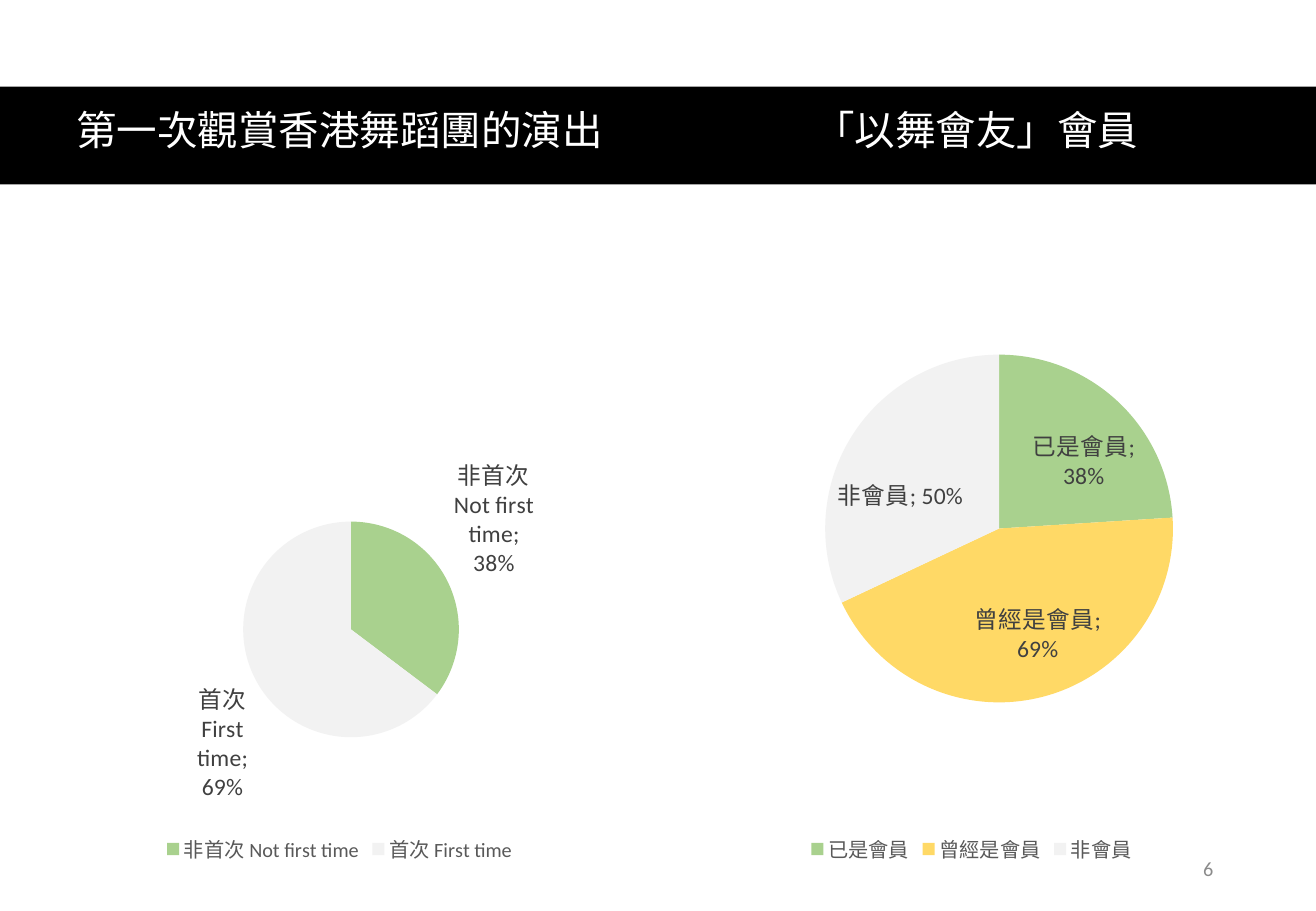
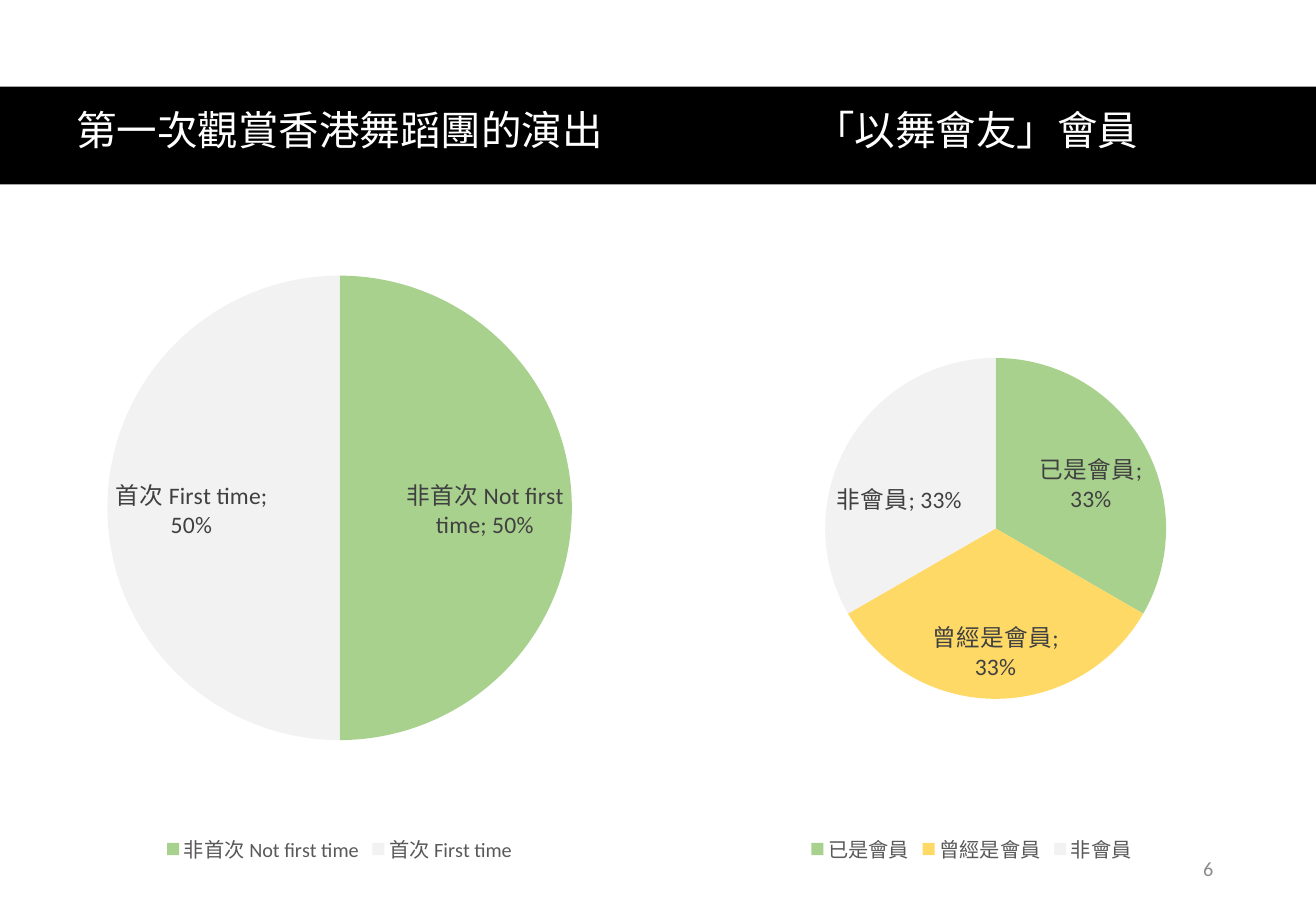
Before and after one commit to wintonau/hkdance2026a, a slide deck: slide 6 of app/static/hkdance2023_template.pptx. Drawn at 1316x911 pixels with LibreOffice and Linux fonts; fonts in the diff are those of the drawing. Boxes give left, top, right and bottom in pixels: in the first picture for what was removed or moved away, otherwise in the second. Text is boxed around its words. In the diff, an @@ line names an element or a change of style, - is before the commit and + after.

```diff
--- a/app/static/hkdance2023_template.pptx
+++ b/app/static/hkdance2023_template.pptx
@@ pie chart at [91, 196, 589, 869] @@
@@ Series 1, 非首次 Not first time: 0.38 to 0.5 @@
@@ Series 1, 首次 First time: 0.69 to 0.5 @@
@@ pie chart at [723, 196, 1221, 869] @@
@@ Series 1, 已是會員: 0.38 to 0.33 @@
@@ Series 1, 曾經是會員: 0.69 to 0.33 @@
@@ Series 1, 非會員: 0.5 to 0.33 @@
```
Also in this commit, not shown: 8 other files.
